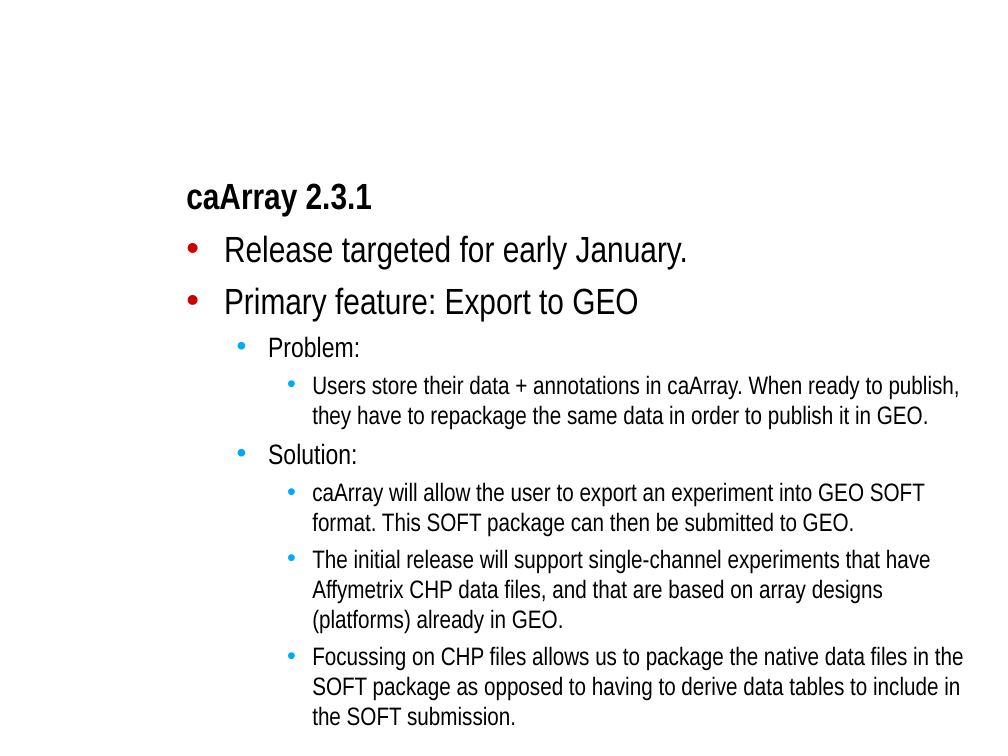
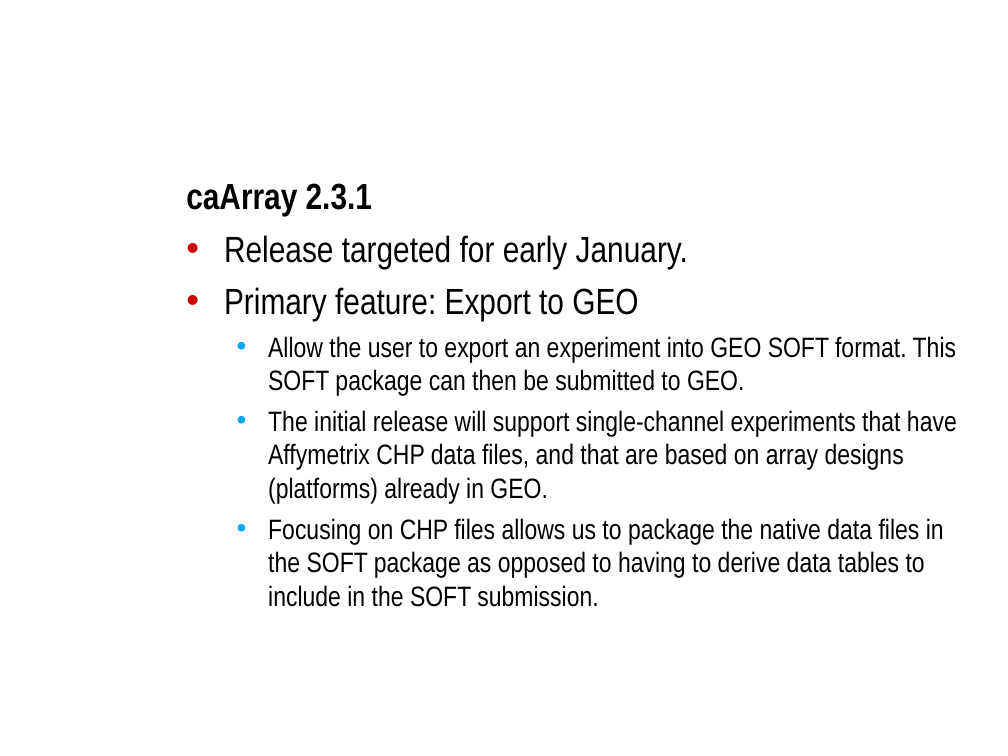
Before and after one commit to NCIP/caarray-docs, a slide deck: slide 12 of project_management/open_meetings/caArray_at_caBIG_meeting_NCI_Frederick_2009.ppt. Drawn at 1008x756 pixels with LibreOffice and Linux fonts; fonts in the diff are those of the drawing; background and template pictures are left out. Boxes give left, top, right and bottom in pixels: in the first picture for what was removed or moved away, otherwise in the second. Text is boxed around its words. In the diff, an @@ line names an element or a change of style, - is before the commit and + after.

Commit message:
Draft 2 of slides with roadmap and workflow details.

```diff
--- a/project_management/open_meetings/caArray_at_caBIG_meeting_NCI_Frederick_2009.ppt
+++ b/project_management/open_meetings/caArray_at_caBIG_meeting_NCI_Frederick_2009.ppt
@@ text at (x1=268, y1=336, x2=956, y2=396): text changed; size 18 to 20 pt @@
-  • Problem:
-    • Users store their data + annotations in caArray. When ready to publish, they have to repackage the same data in order to publish it in GEO.
-  • Solution:
-    • caArray will allow the user to export an experiment into GEO SOFT format. This SOFT package can then be submitted to GEO.
+  • Allow the user to export an experiment into GEO SOFT format. This SOFT package can then be submitted to GEO.
@@ text at (x1=268, y1=410, x2=957, y2=504): size 18 to 20 pt in "The initial release will support single-channel experiments ..."; list level 3 to 2 in "The initial release will support ..." @@
@@ text at (x1=268, y1=518, x2=944, y2=607): text changed; size 18 to 20 pt @@
-    • Focussing on CHP files allows us to package the native data files in the SOFT package as opposed to having to derive data tables to include in the SOFT submission.
+  • Focusing on CHP files allows us to package the native data files in the SOFT package as opposed to having to derive data tables to include in the SOFT submission.
```
Also in this commit, not shown: 8 other slides changed.
